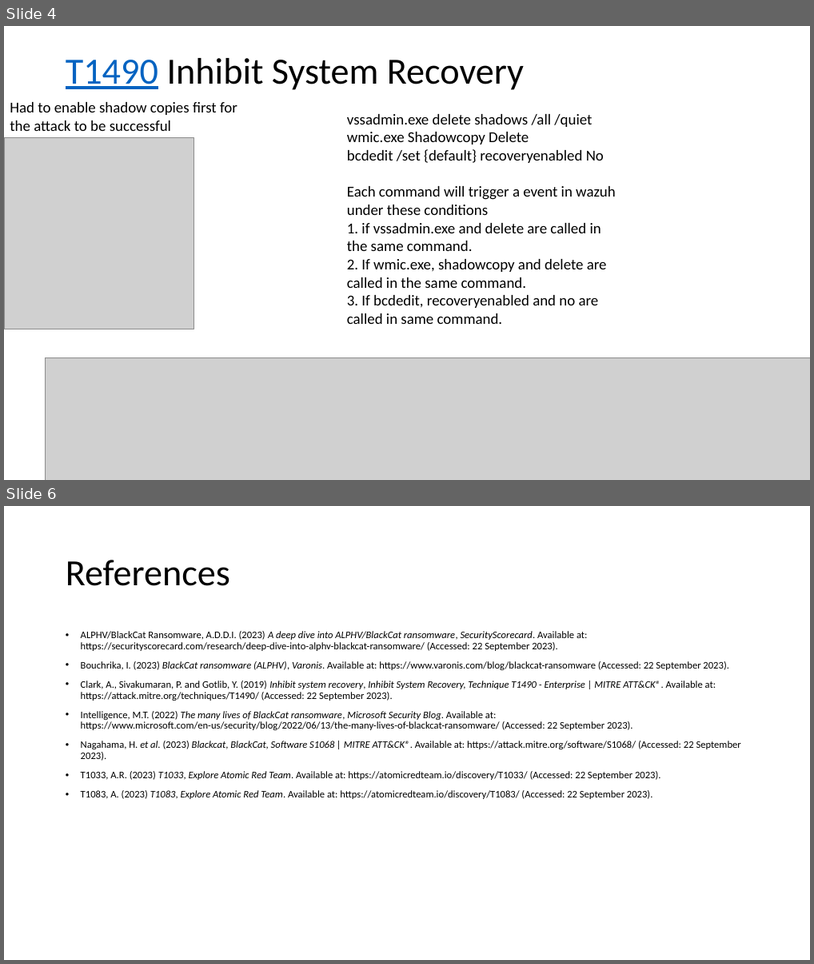
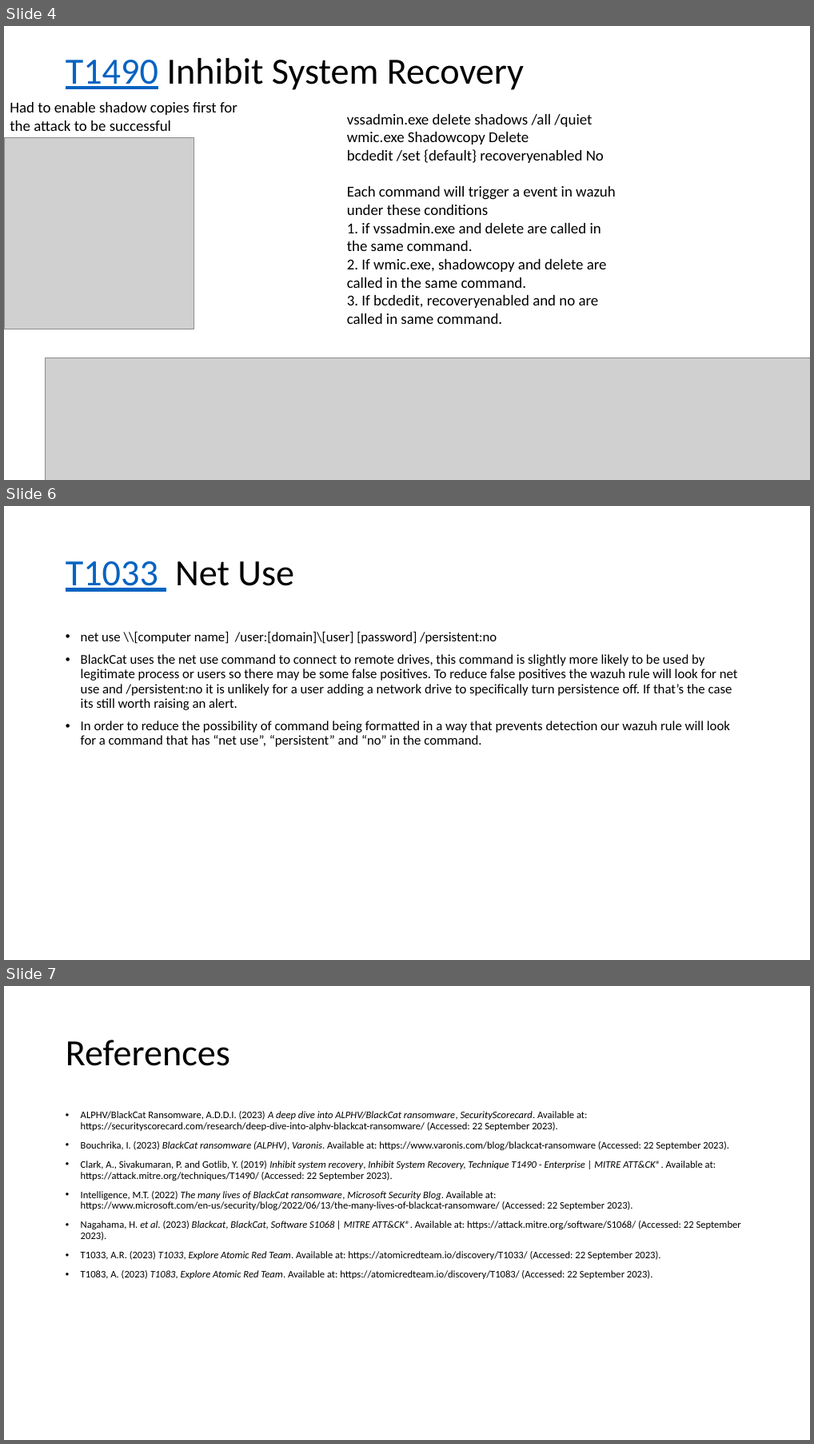
Before and after one commit to CHROME-PLATED-METRO-WOLF/attack, a slide deck: evidence.pptx. Shown one above the other, each under a label of ours: slides 4 and 6 before the commit, slides 4, 6 and 7 after it; the slides between them are not shown. The pictures are 814x964 and 814x1444 pixels, drawn with LibreOffice and Linux fonts; fonts in the diff are those of the drawing; grey boxes stand for pictures. Boxes give left, top, right and bottom in pixels: in the first picture for what was removed or moved away, otherwise in the second. Text is boxed around its words. In the diff, an @@ line names an element or a change of style, - is before the commit and + after.

Commit message:
added net use detections

```diff
--- a/evidence.pptx
+++ b/evidence.pptx
@@ slide 6 added at [4, 506, 810, 960], background #FFFFFF @@
@@ title added at [66, 561, 294, 592], 44 pt, text #000000 @@
+T1033 Net Use
@@ text added at [81, 632, 738, 747], 16 pt, text #000000 @@
+• net use \\[computer name] /user:[domain]\[user] [password] /persistent:no
+• BlackCat uses the net use command to connect to remote drives, this command is slightly more likely to be used by legitimate process or users so there may be some false positives. To reduce false positives the wazuh rule will look for net use and /persistent:no it is unlikely for a user adding a network drive to specifically turn persistence off. If that’s the case its still worth raising an alert.
+• In order to reduce the possibility of command being formatted in a way that prevents detection our wazuh rule will look for a command that has “net use”, “persistent” and “no” in the command.
@@ what was slide 6 is now slide 7 @@
```
Also in this commit, not shown: 1 slide changed, 1 other file.
